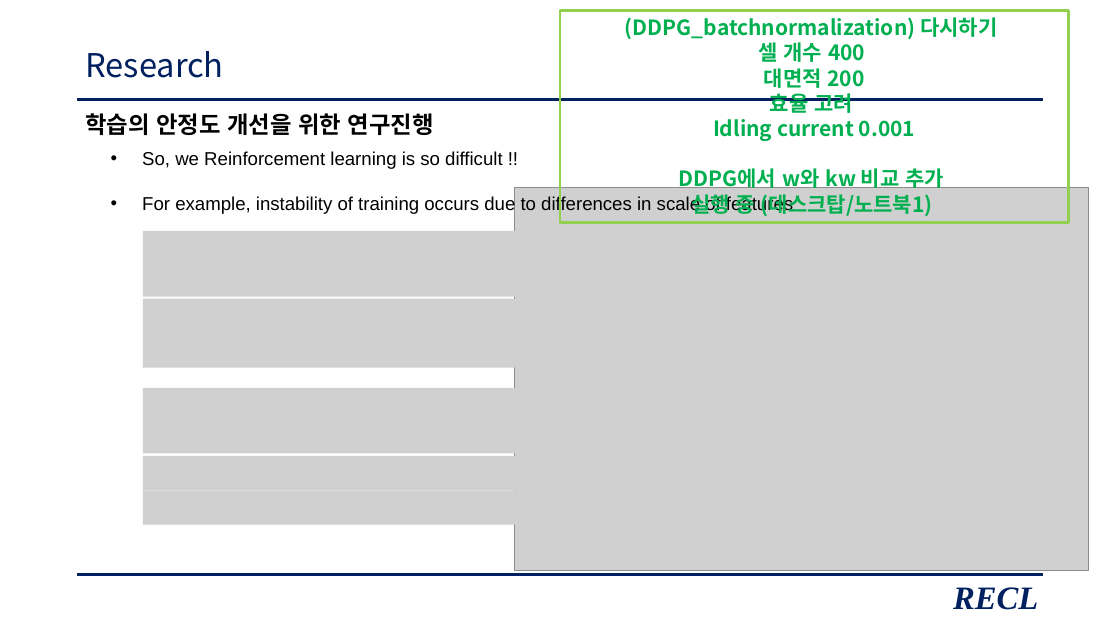
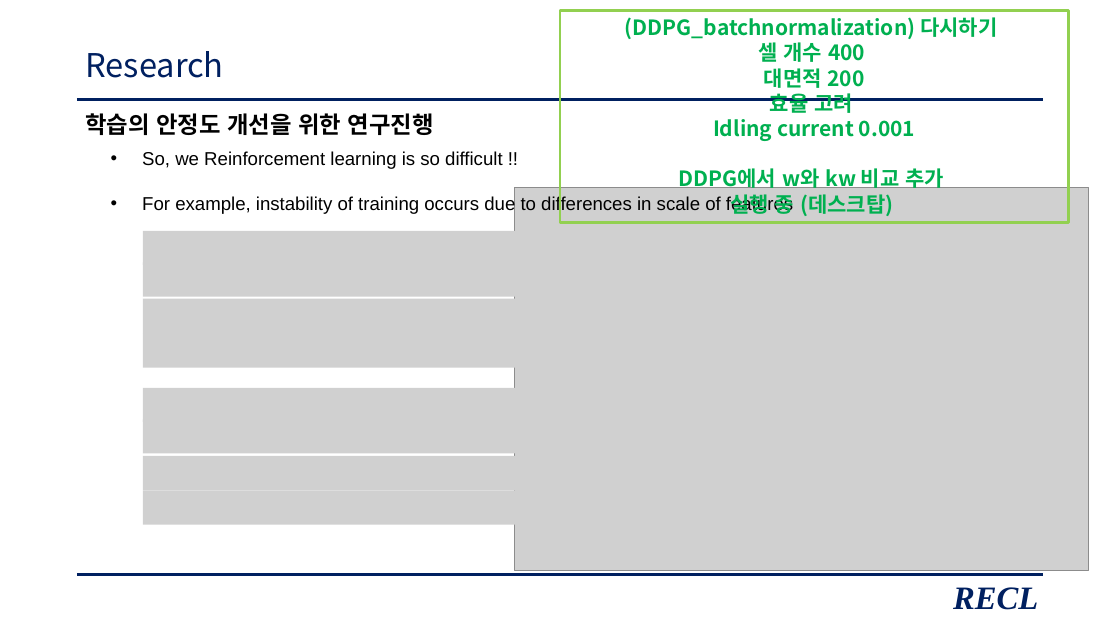
Before and after one commit to zidane89/experiment_essential_degradation, a slide deck: slide 13 of 발표자료_중안3.pptx. Drawn at 1120x630 pixels with LibreOffice and Linux fonts; fonts in the diff are those of the drawing; grey boxes stand for pictures. Boxes give left, top, right and bottom in pixels: in the first picture for what was removed or moved away, otherwise in the second. Text is boxed around its words. In the diff, an @@ line names an element or a change of style, - is before the commit and + after.

```diff
--- a/발표자료_중안3.pptx
+++ b/발표자료_중안3.pptx
@@ text in rectangle at (730,191,893,217): text changed @@
-실행 중 (데스크탑/노트북1)
+실행 중 (데스크탑)
```
Also in this commit, not shown: 8 other slides changed, 2 slides added, 1 slide removed.
